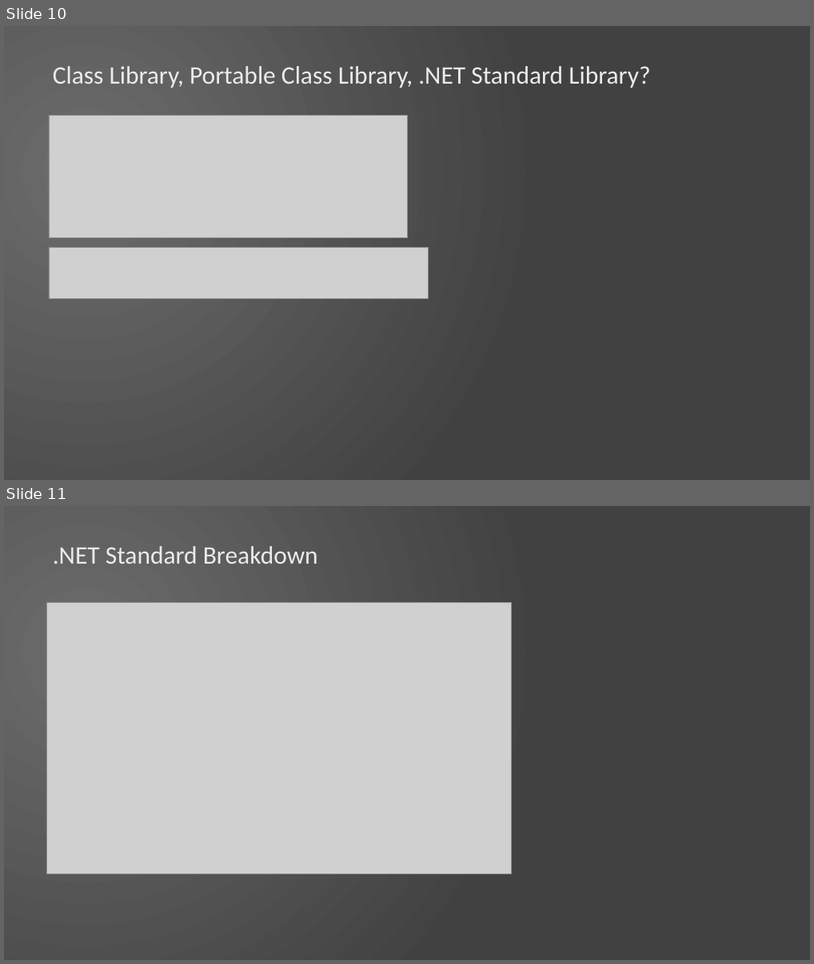
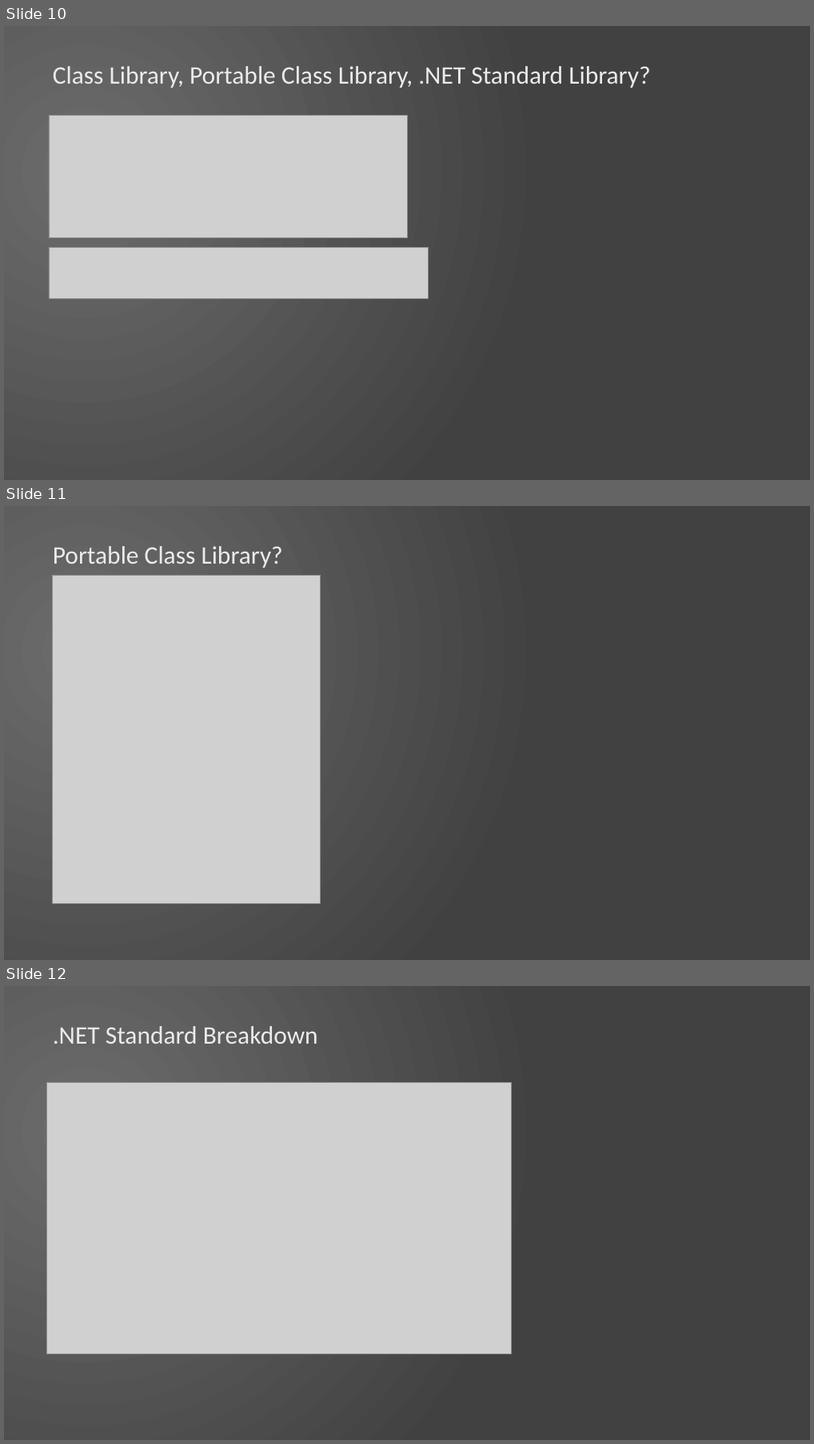
Before and after one commit to jcapellman/Presentations, a slide deck: C Sharp Ecosystem - 2.3.2017/Csharp.pptx. Shown one above the other, each under a label of ours: slides 10 and 11 before the commit, slides 10, 11 and 12 after it. The pictures are 814x964 and 814x1444 pixels, drawn with LibreOffice and Linux fonts; fonts in the diff are those of the drawing; grey boxes stand for pictures; background and template pictures are left out. Boxes give left, top, right and bottom in pixels: in the first picture for what was removed or moved away, otherwise in the second. Text is boxed around its words. In the diff, an @@ line names an element or a change of style, - is before the commit and + after.

Commit message:
Updated Presentation to include PCL Slide

```diff
--- a/C Sharp Ecosystem - 2.3.2017/Csharp.pptx
+++ b/C Sharp Ecosystem - 2.3.2017/Csharp.pptx
@@ slide 11 added at <box>4,506,810,960</box>, background picture (left out) @@
@@ title added at <box>53,546,283,568</box>, 30 pt, text #EBEBEB @@
+Portable Class Library?
@@ picture added at <box>52,575,321,904</box> @@
@@ what was slide 11 is now slide 12 @@
```
Also in this commit, not shown: 1 other file.
